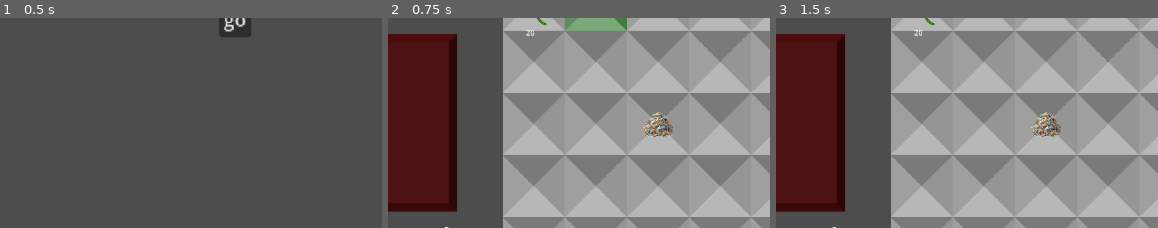
Above: before the commit, frames 1-3 (left to right).
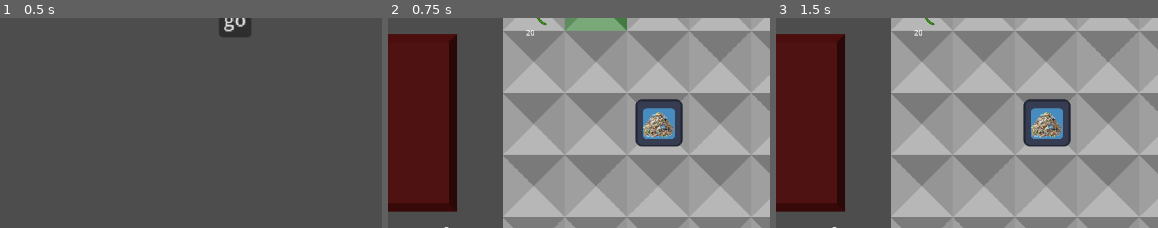
Above: after the commit, the same moments.

Repository: folkersm/junk_game
Game: Godot game, scene res://main.tscn
The game is run twice, just before and just after one commit, with the same random seed, the same clock (stepped at 60 frames per second) and the same inputs. The engine's default icon, where the game draws it, is replaced by a stand-in: a white triangle on a blue panel in a dark square.
Inputs:
- Up to frame 1 (0.5 s): no input
- Up to frame 2 (0.75 s): click "go" at 0.5 s
- Up to frame 3 (1.5 s): click "+ item slot" at 1.25 s
The pictures show only the part of the screen within x 15-65%, y 31-81%; the shares and areas given below are measured in that part.

Frame 1 is identical in both runs. In frame 2, 2.2% of the frame differs, in the area x 64-78%, y 38-62%; in frame 3, 2.2%.

Commit message:
added highlights to player focus

Diff:
--- a/floor.gd
+++ b/floor.gd
@@ -16,6 +16,7 @@
 var cards_rarity #stores the rarity of each card, organized by types
 var cards_distro  = {}#tracks the probability intervals for each card within each type
 var active_objects = []
+@onready var main_view = get_parent()
 var cards_distro_totals = {"industrial": 0,
 "nature":0,
 "food":0,
@@ -99,7 +100,7 @@
 		new_pile.position = grid_to_pixel_coords(location)
 		new_pile.signal_generate_resource.connect(generate_resource)
 		new_pile.signal_generate_card.connect(generate_card)
-		new_pile.main_view = get_node("..")
+		new_pile.main_view = main_view
 		add_child(new_pile)
 		grid[location[0]][location[1]] = new_pile
 
@@ -157,7 +158,7 @@
 			active_objects.pop_at(index)
 
 func activate(loc):
-	if grid[loc[0]][loc[1]] != null:
+	if not grid_is_empty(loc) and coords_on_grid(loc):
 		grid[loc[0]][loc[1]].activate()
 
 func generate_resource(loc,type, pile_amount, source):
@@ -186,21 +187,23 @@
 var grabbed_card
 
 func _input(event):
-
+	# if left click is pressed down:
 	if event is InputEventMouseButton and event.pressed and event.button_index == MOUSE_BUTTON_LEFT:
 		var mouse_position = get_global_mouse_position()
 		var cell_coordinates = world_to_map(mouse_position)
-
+		# if there's a valid object in the tile where you click
 		if not grid_is_empty(cell_coordinates) and coords_on_grid(cell_coordinates) and is_object(cell_coordinates): # first click to pick up object
 			is_dragging = true
 			drag_start_position = mouse_position
 			dragged_tile_coordinates = cell_coordinates
 			grabbed_card = grid[cell_coordinates[0]][cell_coordinates[1]]
 			# You might want to visually indicate the tile is being dragged here
-
-	# when released, do this
+		else:
+			focus_cell(cell_coordinates)
+	# when released, do this, only when you were already dragging something
 	elif event is InputEventMouseButton and not event.pressed and event.button_index == MOUSE_BUTTON_LEFT and is_dragging:
 		is_dragging = false
+		print("board debug, inside release mouse")
 		var final_pos = world_to_map(get_global_mouse_position())
 		if grid_is_empty(final_pos):
 			grabbed_card.position = grid_to_pixel_coords(final_pos)
@@ -219,6 +222,7 @@
 				send_to_deck(dragged_tile_coordinates)
 			else:
 				grabbed_card.position = grid_to_pixel_coords(dragged_tile_coordinates)
+				focus_cell(final_pos)
 
 	#handle moving the object while it's being dragged
 	elif event is InputEventMouseMotion and is_dragging:
@@ -246,12 +250,10 @@
 
 func send_to_deck(loc):
 	var deck_object = grid[loc[0]][loc[1]]
-	var card = {
-		"type": deck_object.type,
-		"name": str(deck_object.object_name),
-		"level": deck_object.level,
-		"upgrade": deck_object.upgrade
-		}
 	deck_object.queue_free()
 	grid[loc[0]][loc[1]] = null
 	deck.add_card(deck_object.type, deck_object.object_name, deck_object.level, deck_object.upgrade)
+
+func focus_cell(loc):
+	print("setting focus", loc)
+	main_view.update_board_focus(loc)
--- a/main.tscn
+++ b/main.tscn
@@ -15,6 +15,7 @@
 [ext_resource type="Script" uid="uid://ddsu04m3a3x1e" path="res://score_tracker.gd" id="12_45ku1"]
 [ext_resource type="Script" uid="uid://cp3j6sups72pv" path="res://revealed_card.gd" id="12_w48qg"]
 [ext_resource type="Script" uid="uid://b2epgkp62cusb" path="res://recycler.gd" id="15_vivmo"]
+[ext_resource type="Texture2D" uid="uid://5rhbgsvjo8w7" path="res://icon.svg" id="16_2cqfq"]
 
 [sub_resource type="Animation" id="Animation_2cqfq"]
 length = 0.001
@@ -940,6 +941,11 @@
 &"": SubResource("AnimationLibrary_vivmo")
 }
 
+[node name="shadow" type="Sprite2D" parent="MainView/Board"]
+position = Vector2(900, 891.429)
+scale = Vector2(1.5, 1.5)
+texture = ExtResource("16_2cqfq")
+
 [node name="ScreenAdjustTimer" type="Timer" parent="."]
 wait_time = 0.205
 autostart = true
--- a/pile.tscn
+++ b/pile.tscn
@@ -47,7 +47,7 @@
 
 [sub_resource type="Animation" id="Animation_2gxmg"]
 resource_name = "wiggle"
-length = 0.4
+length = 0.1
 tracks/0/type = "value"
 tracks/0/imported = false
 tracks/0/enabled = true
@@ -55,7 +55,7 @@
 tracks/0/interp = 1
 tracks/0/loop_wrap = true
 tracks/0/keys = {
-"times": PackedFloat32Array(0, 0.1, 0.166667, 0.266667),
+"times": PackedFloat32Array(0, 0.0333333, 0.0666667, 0.1),
 "transitions": PackedFloat32Array(1, 1, 1, 1),
 "update": 0,
 "values": [0.0, 0.490438, -0.226893, 0.0]
@@ -67,7 +67,7 @@
 tracks/1/interp = 1
 tracks/1/loop_wrap = true
 tracks/1/keys = {
-"times": PackedFloat32Array(0, 0.166667, 0.266667),
+"times": PackedFloat32Array(0, 0.0333333, 0.1),
 "transitions": PackedFloat32Array(1, 0.307786, 1),
 "update": 0,
 "values": [Vector2(1, 1), Vector2(1.1, 1.1), Vector2(1, 1)]
@@ -79,7 +79,7 @@
 tracks/2/interp = 1
 tracks/2/loop_wrap = true
 tracks/2/keys = {
-"times": PackedFloat32Array(0, 0.166667, 0.366667),
+"times": PackedFloat32Array(0, 0.0333333, 0.1),
 "transitions": PackedFloat32Array(1, 0.0980731, 5.65685),
 "update": 0,
 "values": [Vector2(0, 0), Vector2(0, -20), Vector2(0, 0)]
Not shown: 1 places in main.tscn that only renumber resources
